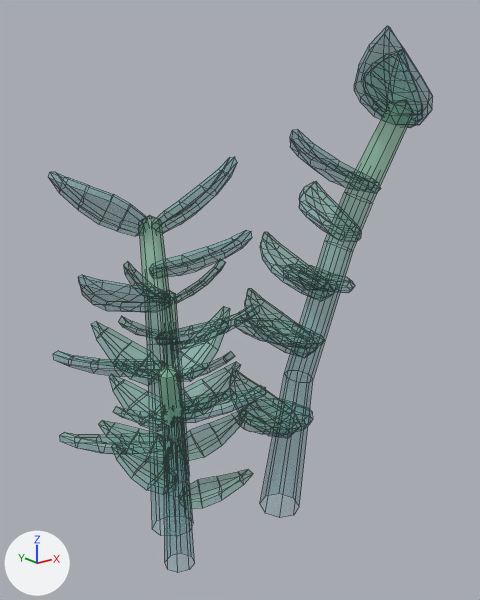
A saved change to the FBX model Assets/Models/Tiny Treats plants/zzplant_plant_medium.fbx.
The view is the same before and after, from a camera (50 mm lens) standing at (-1.136, -1.593, 1.337) and looking at (0.123, -0.02, 0.707). Lighting does not change. The marker at lower left points along +X, +Y and +Z. Mesh edges are drawn as thin lines. Objects named as collision shapes, trigger or cutter boxes, shadow casters or lower levels of detail are left out. Where no turn or scale is listed for an object, it has been applied to the vertices.

Names of what the first picture shows: 'zzplant_plant_medium'.
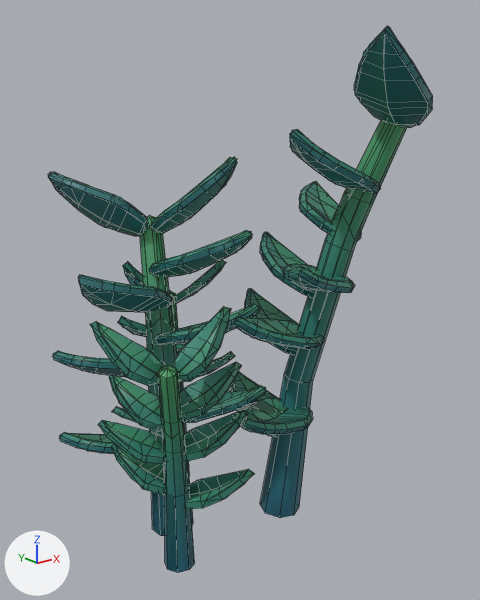
Boxes (x1, y1, x2, y2) around the edits, measured in the pictures (480 x 600 px):
'zzplant_plant_medium', surface changed
    both: (48, 26, 433, 573)
'zzplant_plant_medium_LOD1', added
    after: (48, 29, 433, 572)

Edits to the bpy script that builds the scene:
```text
Change img_tiny_treats_texture_1_png:
    img_tiny_treats_texture_1_png: load_image('tiny_treats_texture_1.png', 'tiny_treats_texture_1.png', 1024, 1024, 'Non-Color') -> load_image('tiny_treats_texture_1.png', 'tiny_treats_texture_1.png', 1024, 1024, 'sRGB')
Change mat_tiny_treats_1:
    remove n3 = _N.new('ShaderNodeTexImage'); n3.name = 'Image Texture.001'
    remove n3.image = img_tiny_treats_texture_1_png
    where n0 = _N.new('ShaderNodeBsdfPrincipled'); n0.name = 'Principled BSDF'
    remove _L.new(n3.outputs[0], n0.inputs[4])  # 'Color' to 'Alpha'
    where n2 = _N.new('ShaderNodeTexImage'); n2.name = 'Image Texture'
    add _L.new(n2.outputs[1], n0.inputs[4])  # 'Alpha' to 'Alpha'
Add me_zzplant_plant_medium_001:
    me_zzplant_plant_medium_001.from_pydata(...)  # 899 vertices, 1034 faces; spans x -0.43..0.68, y -0.52..0.48, z -0.06..1.48
    me_zzplant_plant_medium_001.materials.append(mat_tiny_treats_1)  # picture img_tiny_treats_texture_1_png
Add ob_zzplant_plant_medium_lod1:
    ob_zzplant_plant_medium_lod1 = bpy.data.objects.new('zzplant_plant_medium_LOD1', me_zzplant_plant_medium_001)
    ob_zzplant_plant_medium_lod1.location = (0.0, 0.0, 0.0)
```
